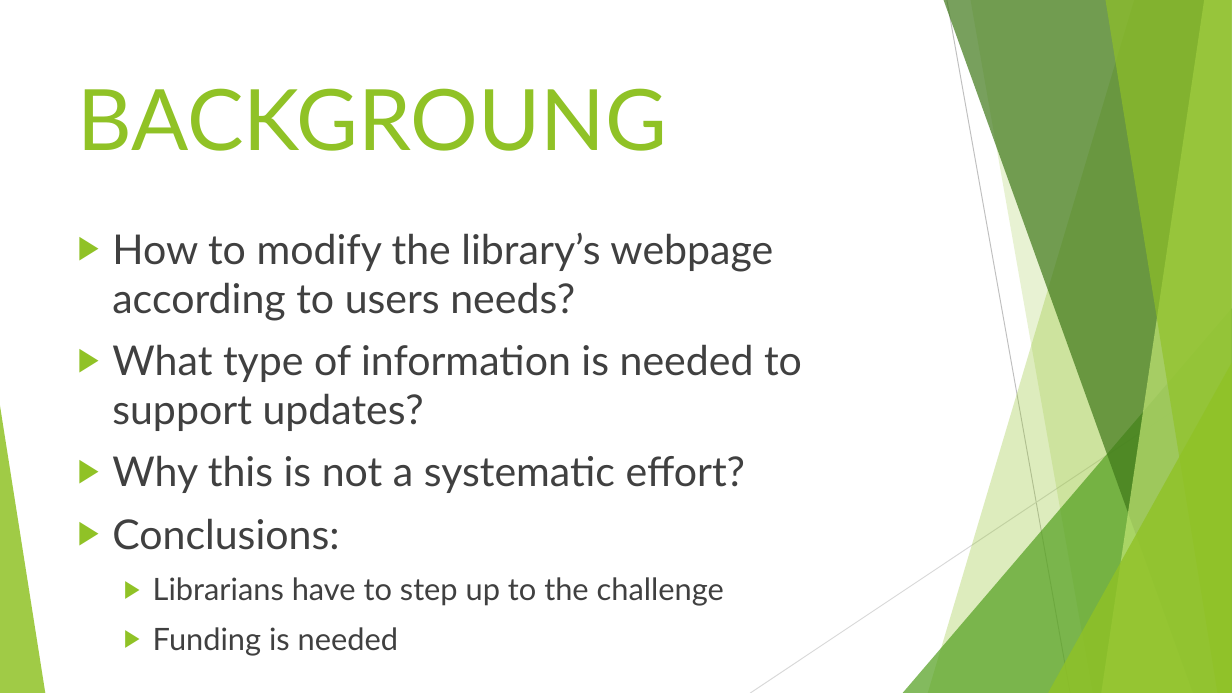
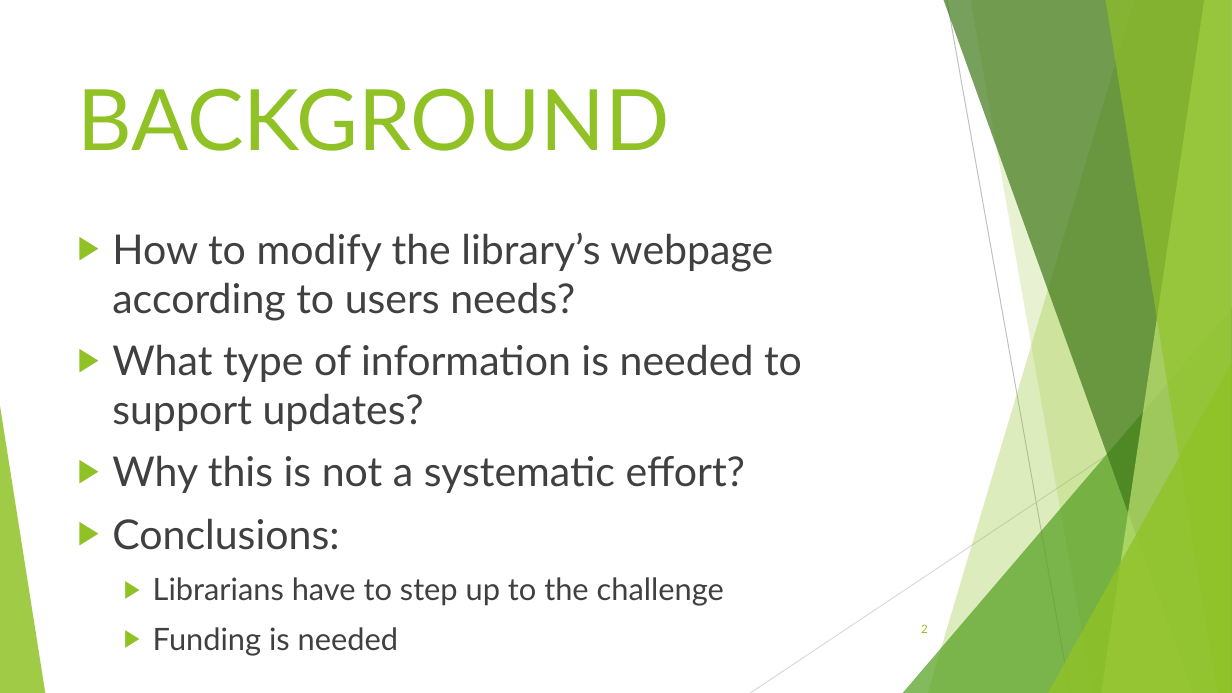
Before and after one commit to MarkEEaton/usability-python, a slide deck: slide 2 of UX - Final.pptx. Drawn at 1232x693 pixels with LibreOffice and Linux fonts; fonts in the diff are those of the drawing. Boxes give left, top, right and bottom in pixels: in the first picture for what was removed or moved away, otherwise in the second. Text is boxed around its words. In the diff, an @@ line names an element or a change of style, - is before the commit and + after.

```diff
--- a/UX - Final.pptx
+++ b/UX - Final.pptx
@@ title at [78,88,670,151]: text changed @@
-BACKGROUNG
+BACKGROUND
@@ page number added at [921,624,928,633], 9 pt, text #90C226 @@
+2
```
Also in this commit, not shown: 22 other slides changed, 5 slides added, 4 slides removed.
